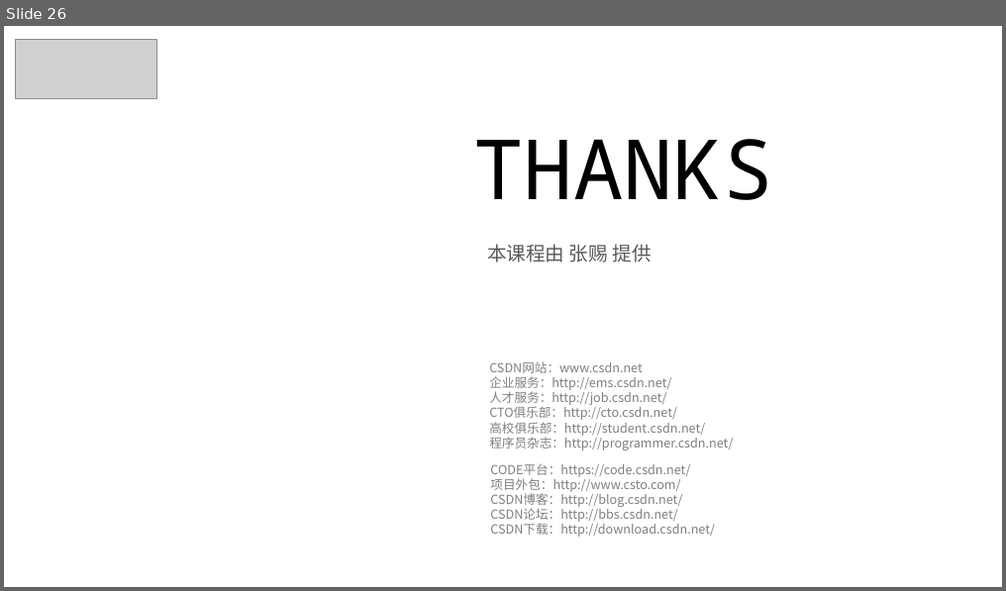
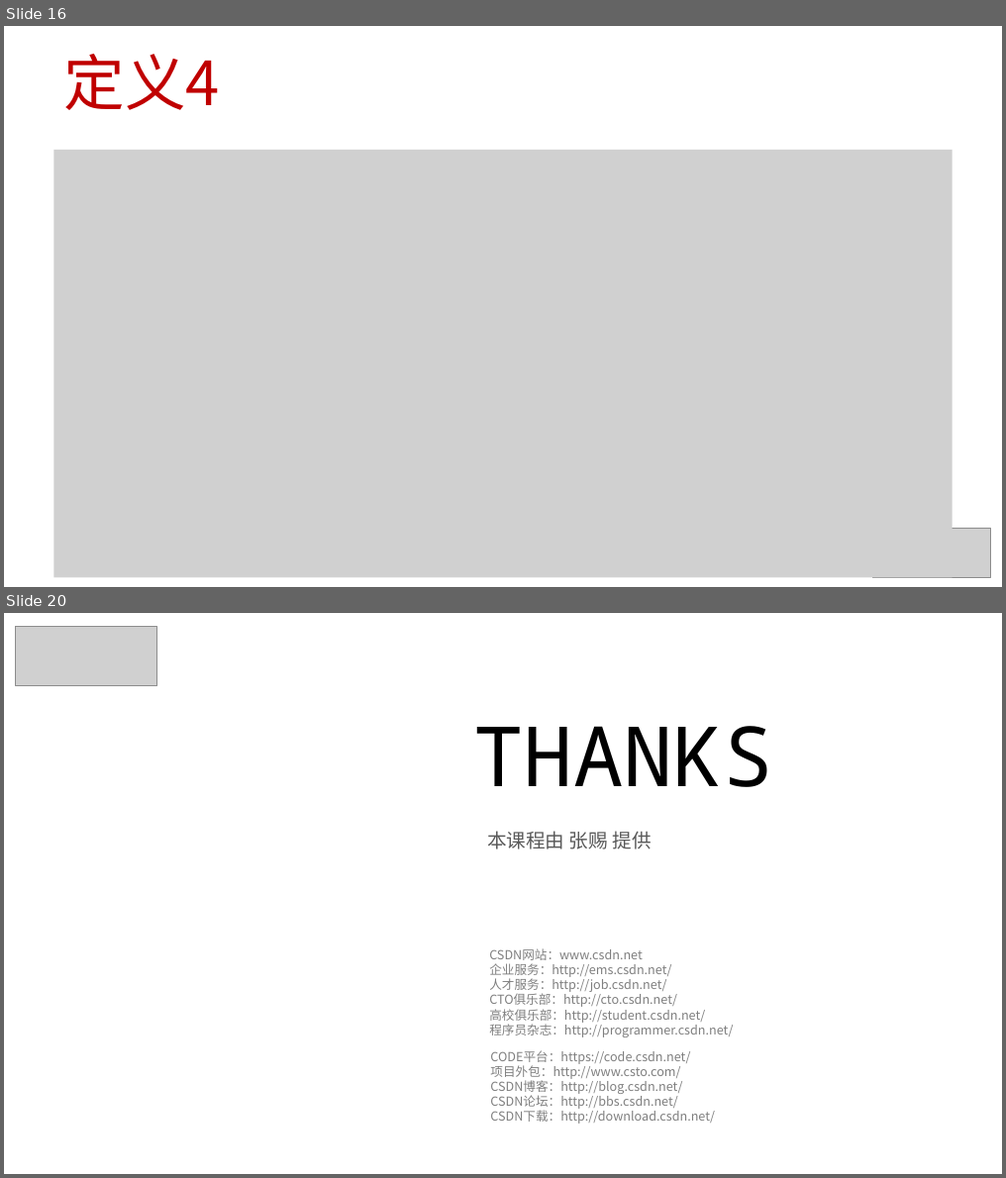
Before and after one commit to 0000duck/ComputerGraphicsBasics, a slide deck: PPT/07_向量空间.pptx. Shown one above the other, each under a label of ours: slide 26 before the commit, slides 16 and 20 after it; the slides between them are not shown. The pictures are 1006x591 and 1006x1178 pixels, drawn with LibreOffice and Linux fonts; fonts in the diff are those of the drawing; grey boxes stand for pictures; background and template pictures are left out. Boxes give left, top, right and bottom in pixels: in the first picture for what was removed or moved away, otherwise in the second. Text is boxed around its words. In the diff, an @@ line names an element or a change of style, - is before the commit and + after.

```diff
--- a/PPT/07_向量空间.pptx
+++ b/PPT/07_向量空间.pptx
@@ slide 16 added at (x1=4, y1=26, x2=1002, y2=587), background #FFFFFF @@
@@ title added at (x1=63, y1=54, x2=219, y2=110), 44 pt, text #C00000 @@
+定义4
@@ picture added at (x1=54, y1=150, x2=952, y2=577) @@
@@ picture added at (x1=872, y1=529, x2=990, y2=577) @@
@@ what was slide 26 is now slide 20 @@
```
Also in this commit, not shown: 5 slides changed, 12 other slides added, 19 slides removed, 2 other files.
